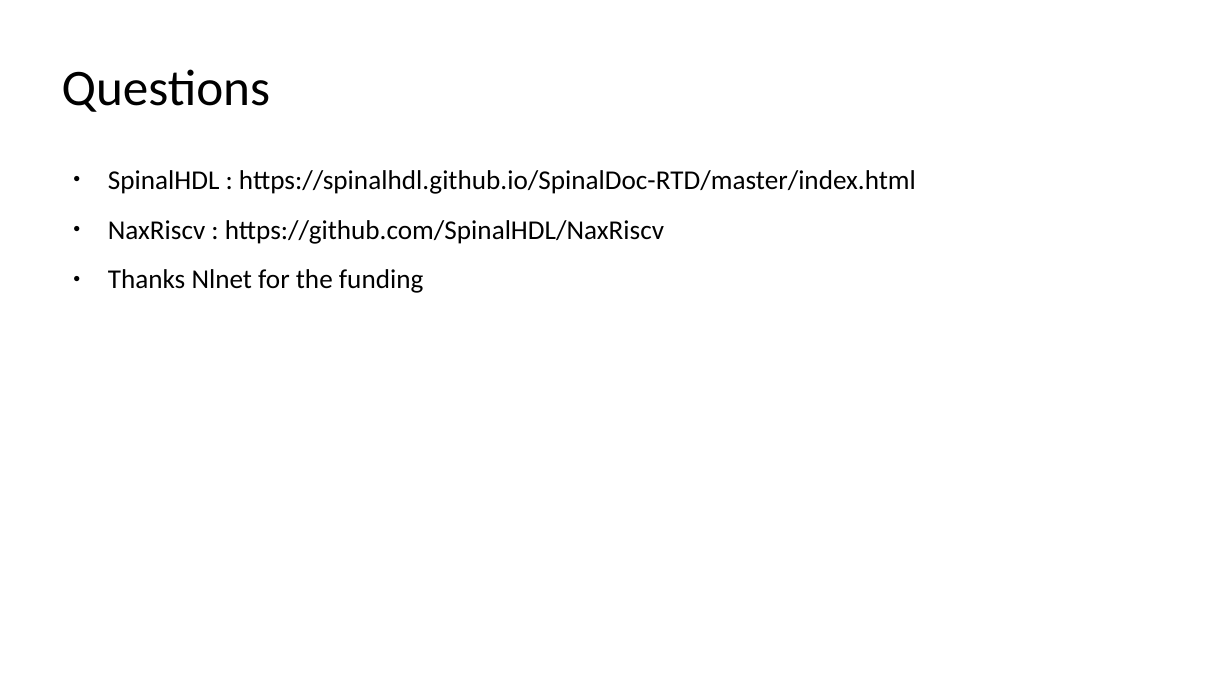
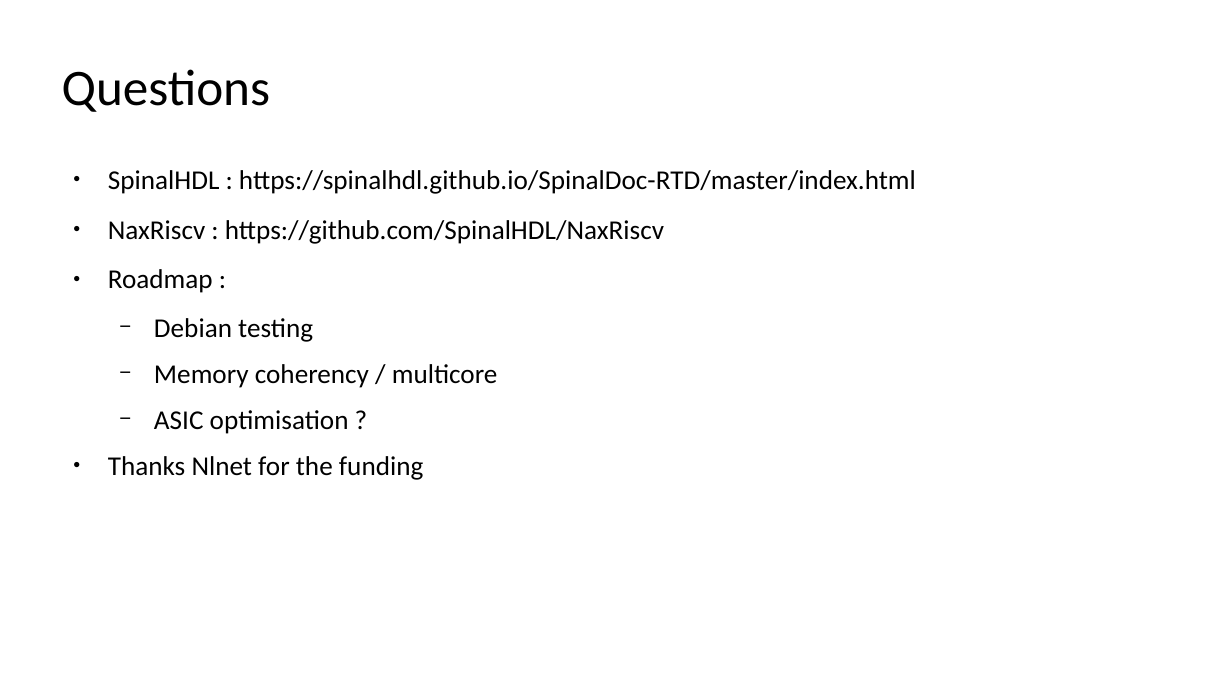
Before and after one commit to SpinalHDL/SpinalDoc, a slide deck: slide 41 of presentation/en/fsic_070722/fsic_070722.odp (slide 39 before the commit). Drawn at 1232x693 pixels with LibreOffice and Linux fonts; fonts in the diff are those of the drawing. Boxes give left, top, right and bottom in pixels: in the first picture for what was removed or moved away, otherwise in the second. Text is boxed around its words. In the diff, an @@ line names an element or a change of style, - is before the commit and + after.

```diff
--- a/presentation/en/fsic_070722/fsic_070722.odp
+++ b/presentation/en/fsic_070722/fsic_070722.odp
@@ text at box(108, 269, 498, 434): paragraphs added @@
+● Roadmap :
+  − Debian testing
+  − Memory coherency / multicore
+  − ASIC optimisation ?
```
Also in this commit, not shown: 1 other slide changed, 2 slides added.
